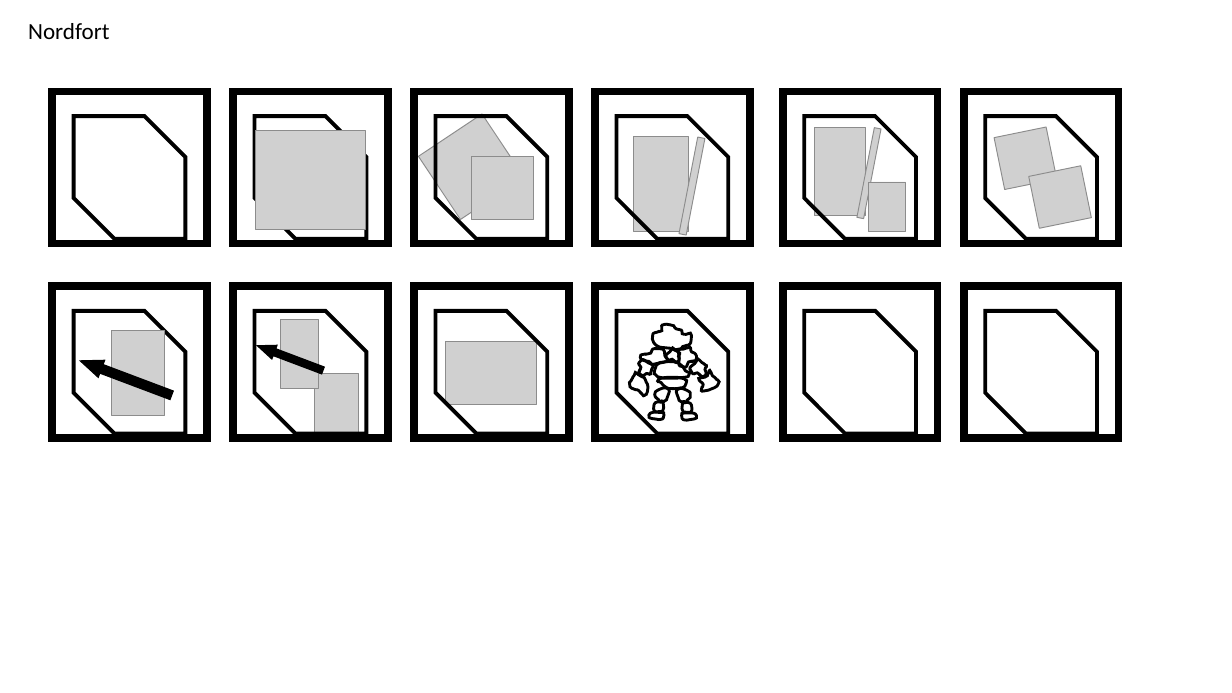
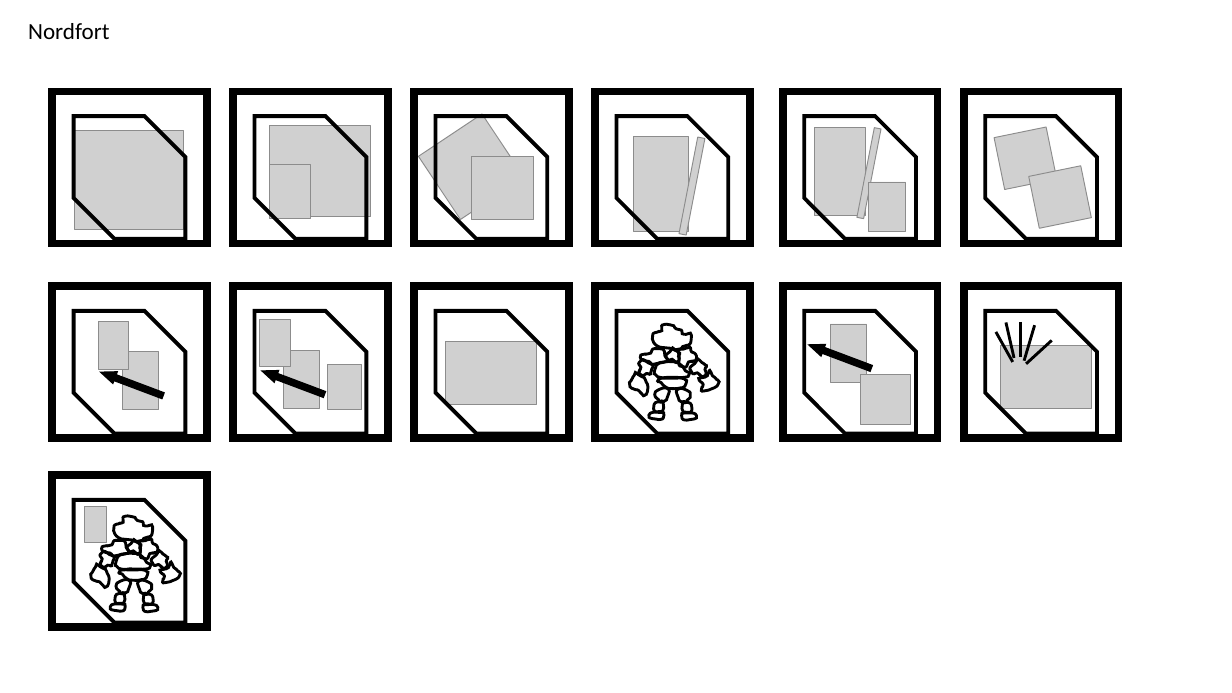
Before and after one commit to alexliuhust/JS_ChessGames, a slide deck: slide 3 of image process/drawings.pptx. Drawn at 1232x693 pixels with LibreOffice and Linux fonts; fonts in the diff are those of the drawing; grey boxes stand for pictures. Boxes give left, top, right and bottom in pixels: in the first picture for what was removed or moved away, otherwise in the second. Text is boxed around its words. In the diff, an @@ line names an element or a change of style, - is before the commit and + after.

```diff
--- a/image process/drawings.pptx
+++ b/image process/drawings.pptx
@@ picture: place and size @@
-picture at [255, 131, 365, 230]
+picture at [74, 131, 184, 230]
@@ picture added at [269, 126, 371, 217] @@
@@ picture added at [269, 165, 311, 219] @@
@@ picture added at [99, 322, 129, 370] @@
@@ picture added at [260, 319, 290, 367] @@
@@ picture added at [831, 324, 867, 383] @@
@@ picture: place and size @@
-picture at [112, 330, 165, 415]
+picture at [122, 351, 158, 409]
@@ picture: place and size @@
-picture at [280, 320, 318, 388]
+picture at [284, 350, 320, 409]
@@ up arrow added at [807, 339, 874, 374], fill #000000, outline #000000 1 pt @@
@@ group added at [996, 322, 1052, 364]: 5 lines @@
@@ picture added at [1001, 346, 1092, 409] @@
@@ up arrow: place and size @@
-up arrow at [78, 353, 175, 404]
+up arrow at [98, 366, 165, 401]
@@ up arrow: place and size @@
-up arrow at [255, 339, 326, 378]
+up arrow at [260, 365, 327, 400]
@@ picture: place and size @@
-picture at [314, 373, 359, 433]
+picture at [327, 364, 361, 409]
@@ picture added at [860, 374, 910, 425] @@
@@ rectangle added at [53, 475, 207, 628], outline #000000 6 pt @@
@@ snip diag rect added at [74, 500, 186, 623], outline #000000 3 pt @@
@@ picture added at [85, 506, 107, 542] @@
@@ group added at [91, 516, 182, 612]: 16 freeform shapes @@
```
Also in this commit, not shown: 2 other slides changed, 8 other files.
